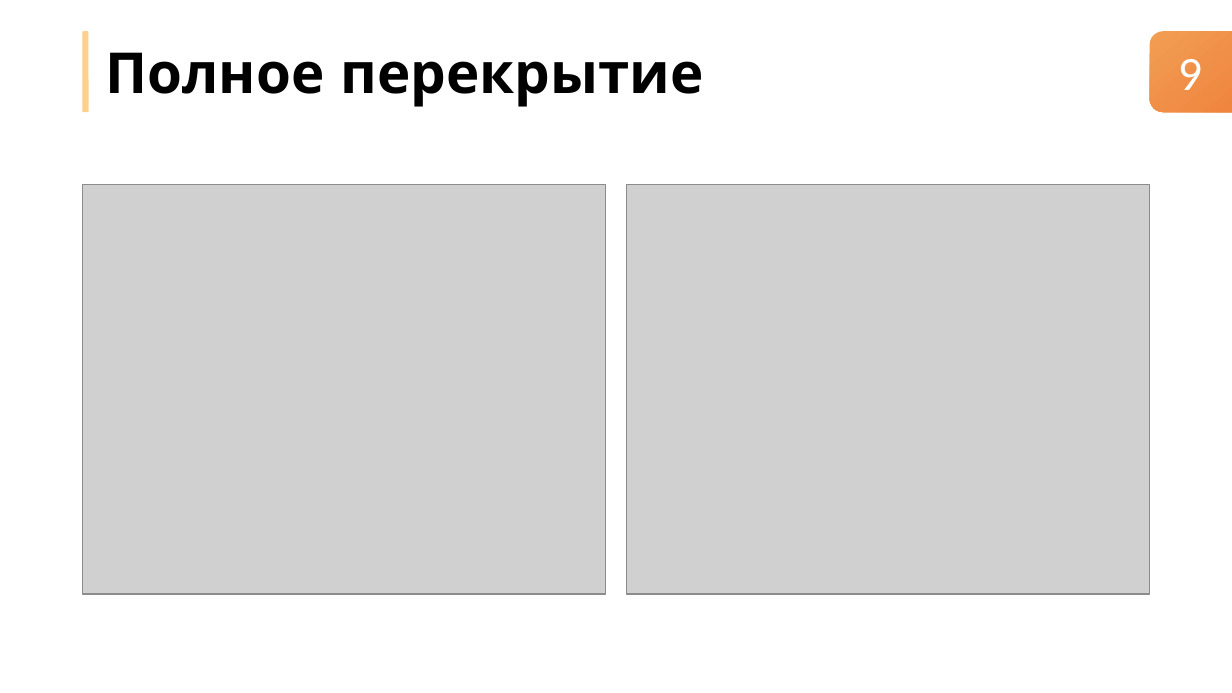
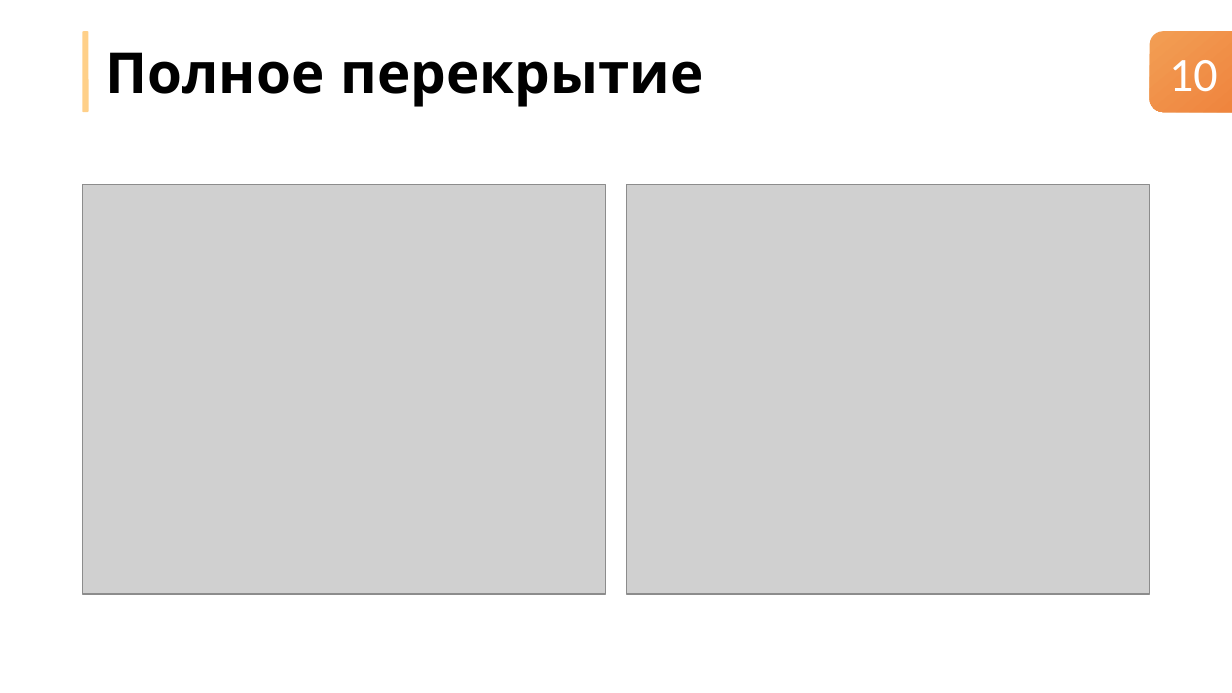
Before and after one commit to nikitachurganov/Interval-Tree, a slide deck: slide 10 of Дерево интервалов.pptx (slide 9 before the commit). Drawn at 1232x693 pixels with LibreOffice and Linux fonts; fonts in the diff are those of the drawing; grey boxes stand for pictures. Boxes give left, top, right and bottom in pixels: in the first picture for what was removed or moved away, otherwise in the second. Text is boxed around its words. In the diff, an @@ line names an element or a change of style, - is before the commit and + after.

```diff
--- a/Дерево интервалов.pptx
+++ b/Дерево интервалов.pptx
@@ text removed at (x1=1178, y1=59, x2=1202, y2=90) @@
-9
@@ text added at (x1=1169, y1=60, x2=1217, y2=92), 28 pt, text #FFFFFF @@
+10
```
Also in this commit, not shown: 14 other slides changed, 2 slides added, 1 slide removed.
